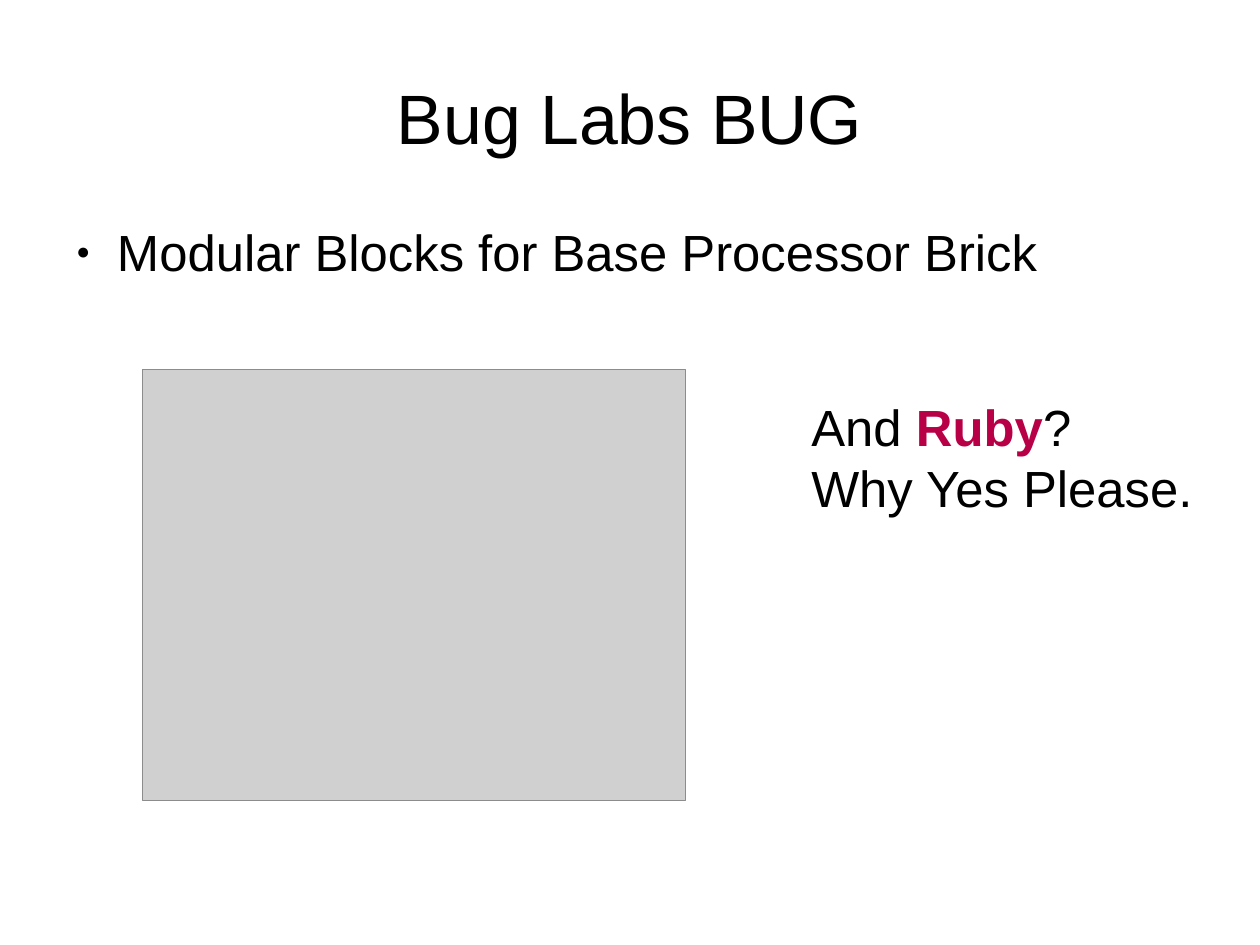
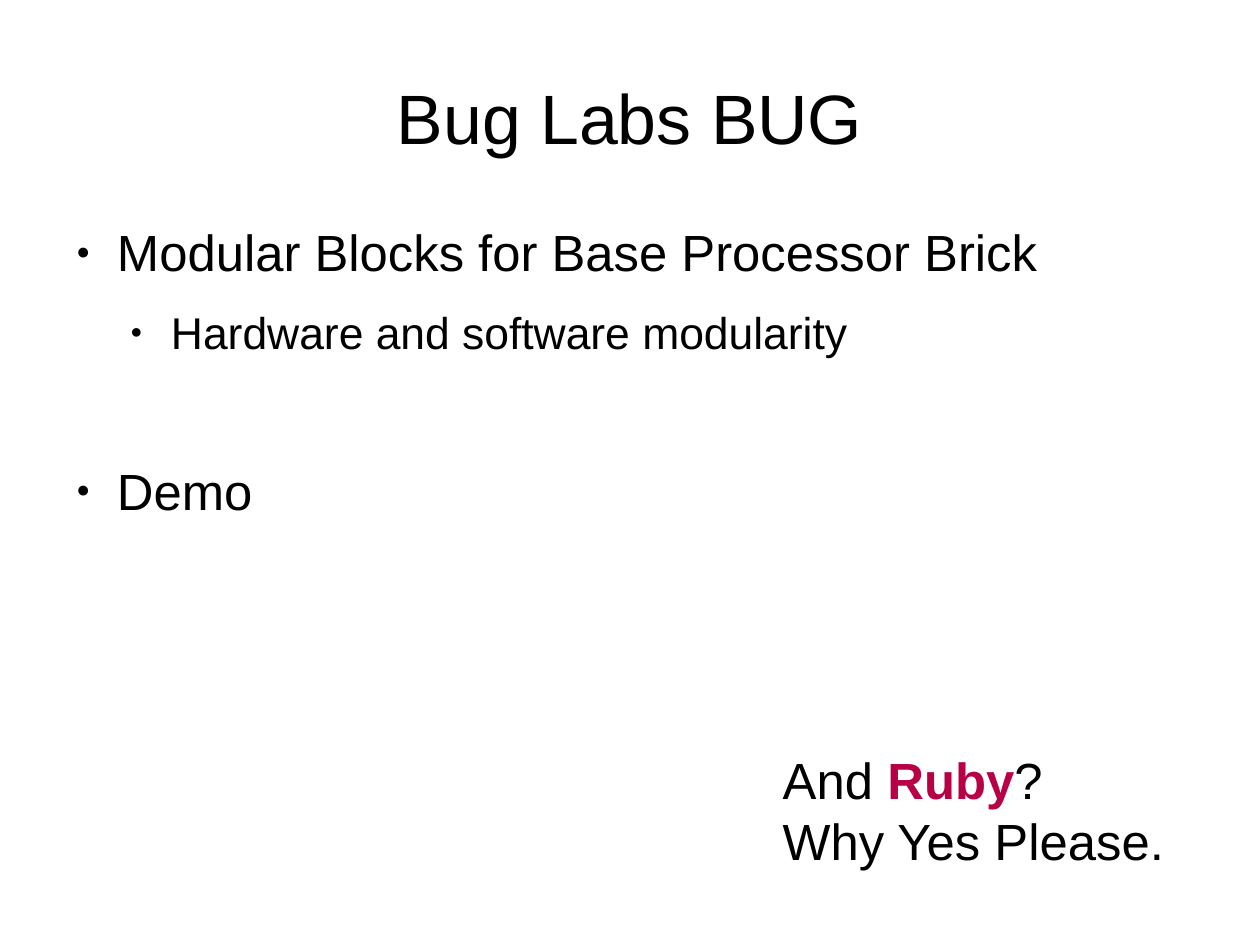
Before and after one commit to kitplummer/Mil-OSS, a slide deck: slide 15 of hackin_devices_with_ruby.odp. Drawn at 1260x945 pixels with LibreOffice and Linux fonts; fonts in the diff are those of the drawing; grey boxes stand for pictures. Boxes give left, top, right and bottom in pixels: in the first picture for what was removed or moved away, otherwise in the second. Text is boxed around its words. In the diff, an @@ line names an element or a change of style, - is before the commit and + after.

```diff
--- a/hackin_devices_with_ruby.odp
+++ b/hackin_devices_with_ruby.odp
@@ text at <box>117,316,847,511</box>: paragraphs added @@
+  ● Hardware and software modularity
+● Demo
@@ picture removed at <box>143,369,686,800</box> @@
@@ text "And Ruby?": place and size @@
-text "And Ruby?" at <box>811,409,1192,517</box>
+text "And Ruby?" at <box>783,762,1163,870</box>
```
Also in this commit, not shown: 3 other slides changed, 1 other file.
